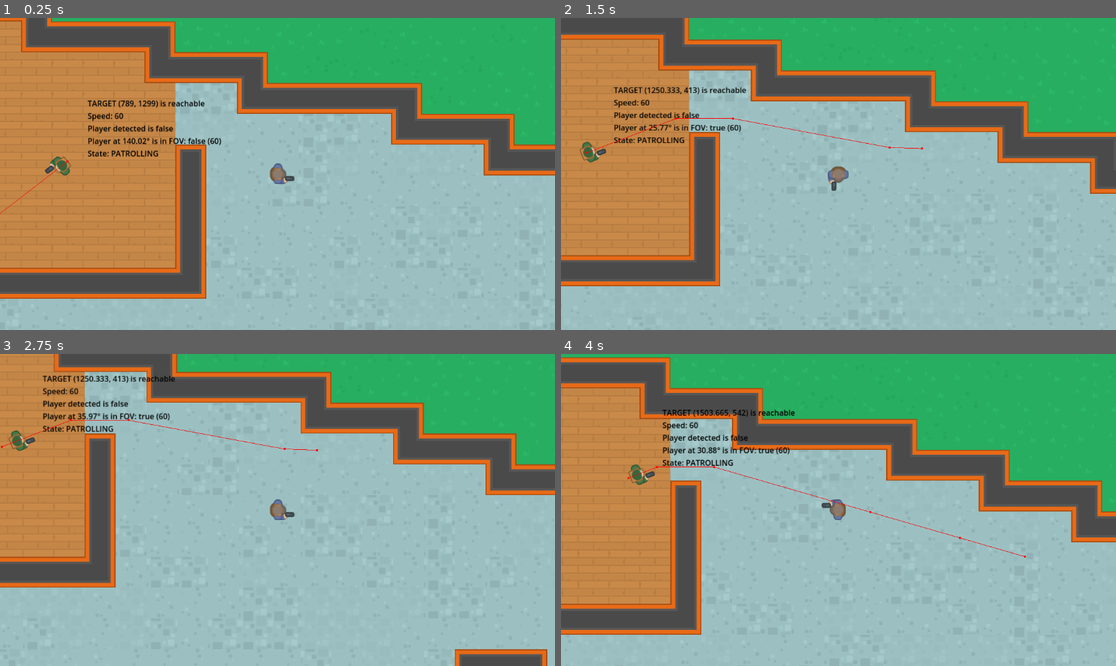
Above: before the commit, frames 1-4 (two rows, left to right).
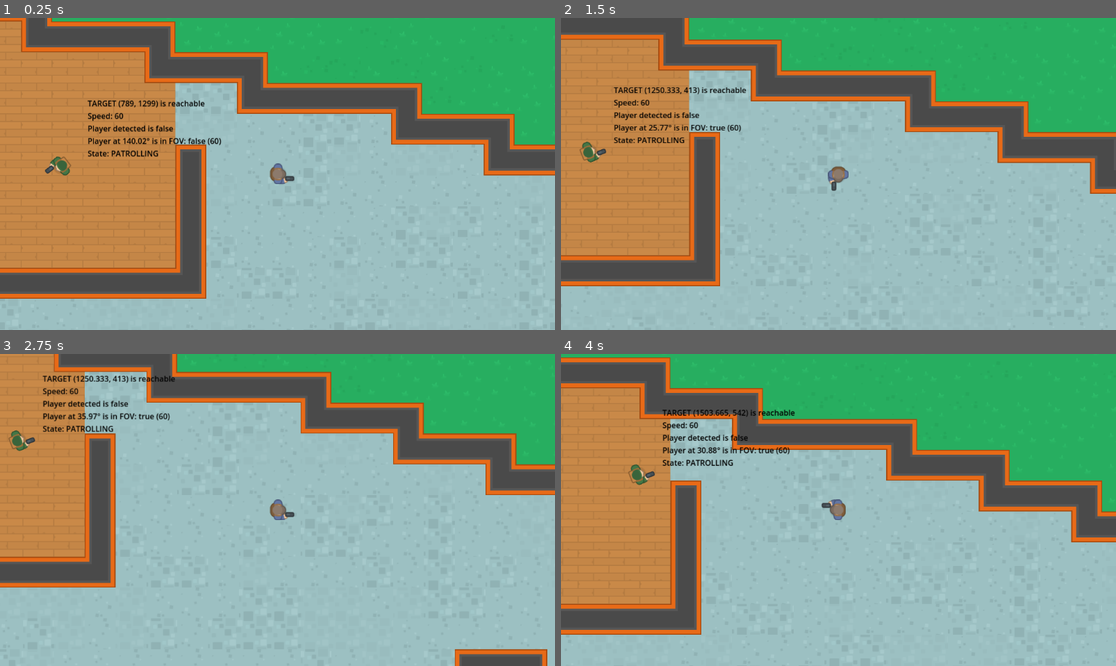
Above: after the commit, the same moments.

Repository: fj0lverkr/do-not-mind-me
Game: Godot game, scene res://scenes/level_map/level_map.tscn
Same seed, same stepped clock (60 frames per second), same inputs: the game is played once before the commit and once after it.
Inputs (mouse positions are in pixels of both pictures, inside the frame that each line leads up to):
- Up to frame 1 (0.25 s): no input
- Up to frame 2 (1.5 s): move the mouse to (960, 158) at 0.52 s; hold D (right) 0.53-1.28 s; click (960, 158) at 0.6 s; move the mouse to (727, 189) at 1.27 s; hold S (down) from 1.28 s (still down); click (727, 189) at 1.35 s
- Up to frame 3 (2.75 s): move the mouse to (333, 441) at 2.02 s; release S (down) at 2.03 s; hold D (right) from 2.03 s (still down); click (333, 441) at 2.1 s
- Up to frame 4 (4 s): move the mouse to (810, 572) at 2.77 s; release D (right) at 2.78 s; hold W (up) 2.78-3.53 s; click (810, 572) at 2.85 s; move the mouse to (1005, 556) at 3.52 s; hold A (left) from 3.53 s (still down); click (1005, 556) at 3.6 s

The runs differ from the first frame. In frame 1, less than 0.1% of the frame differs, in the area x 0-13%, y 45-63%; in frame 2, 0.2%; in frame 3, 0.2%; in frame 4, 0.2%, in the area x 11-84%, y 35-66%.

Commit message:
Improve pathfinding

Diff:
--- a/scenes/npc/npc.gd
+++ b/scenes/npc/npc.gd
@@ -65,6 +65,9 @@
 func _animate_state(s: NPC_STATE) -> void:
 	if _tween:
 		_reset_tween()
+
+	if s == NPC_STATE.PATROLLING:
+		return
 
 	_tween = create_tween()
 
--- a/scenes/npc/npc.tscn
+++ b/scenes/npc/npc.tscn
@@ -30,7 +30,7 @@
 DEBUG"
 
 [node name="NavAgent" type="NavigationAgent2D" parent="."]
-debug_enabled = true
+simplify_path = true
 debug_use_custom = true
 debug_path_custom_color = Color(1, 0, 0, 1)
 
